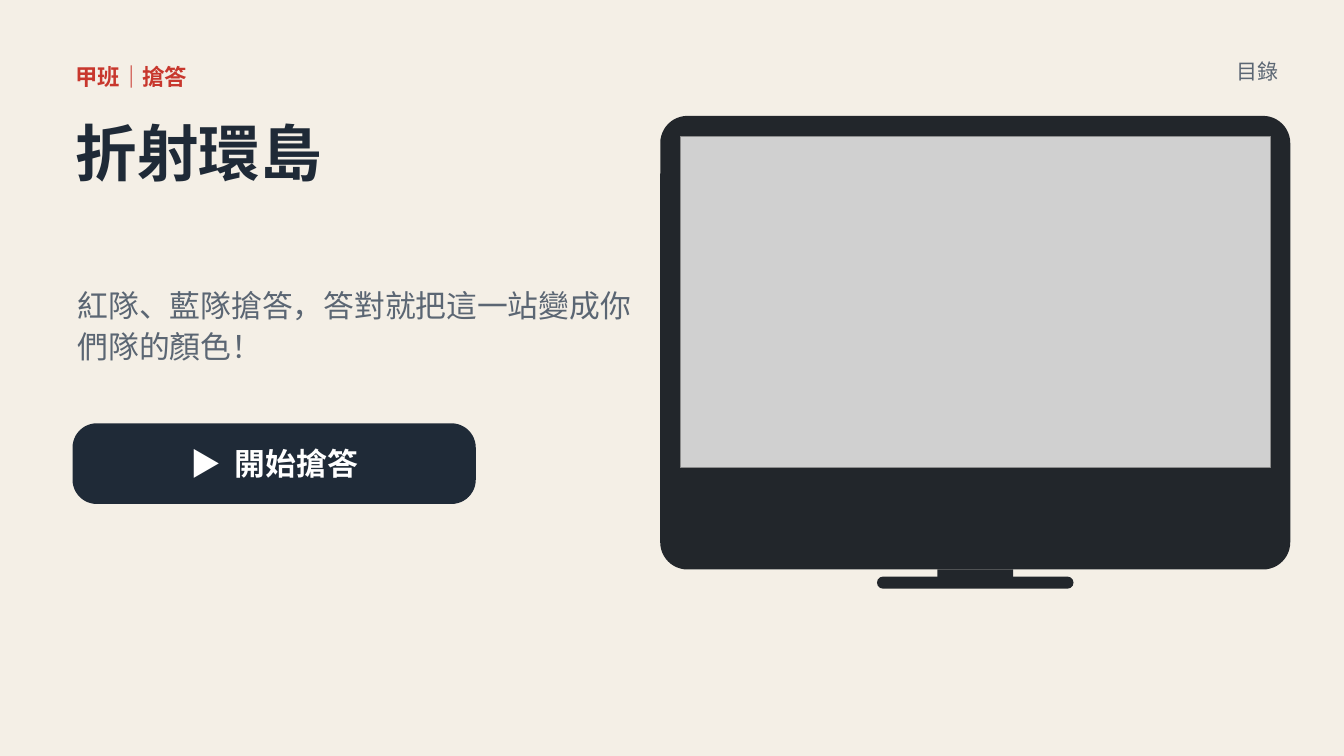
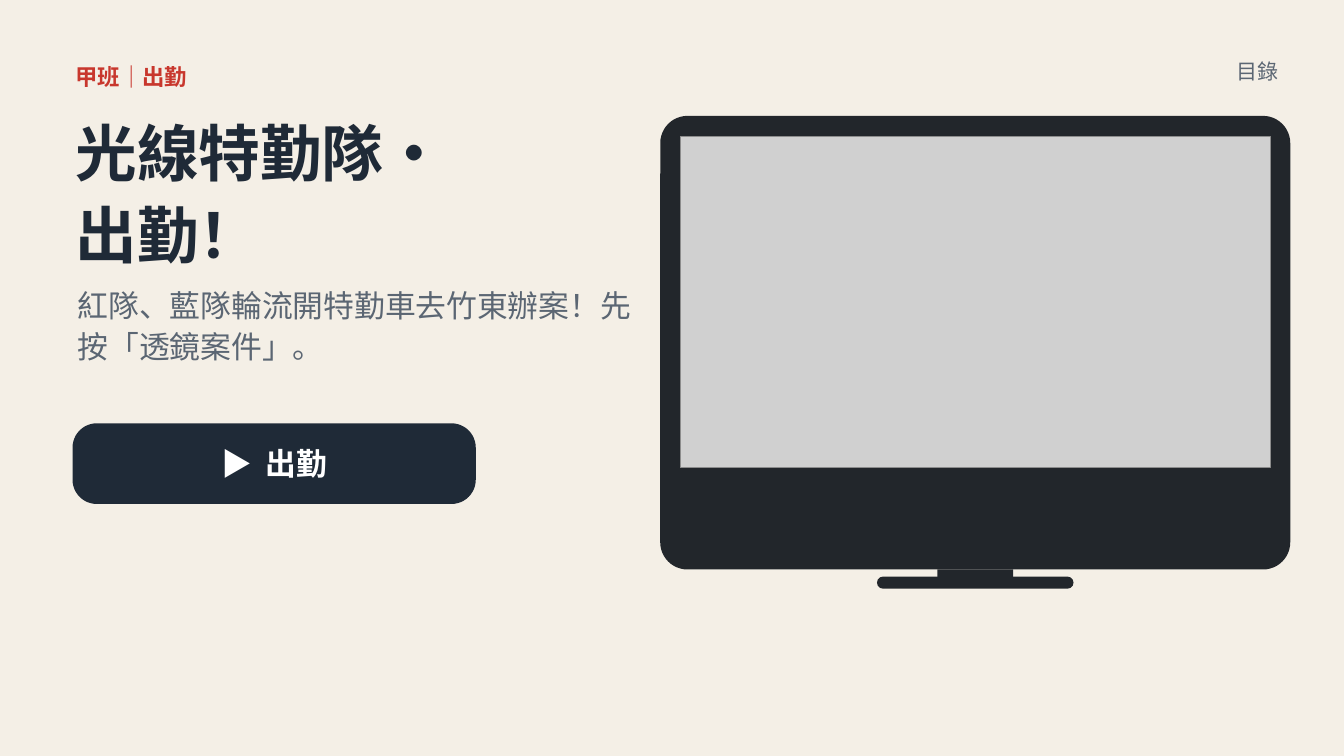
Before and after one commit to classtools1020/classtools1020.github.io, a slide deck: slide 7 of light-refract/1016/slides.pptx. Drawn at 1344x756 pixels with LibreOffice and Linux fonts; fonts in the diff are those of the drawing; grey boxes stand for pictures. Boxes give left, top, right and bottom in pixels: in the first picture for what was removed or moved away, otherwise in the second. Text is boxed around its words. In the diff, an @@ line names an element or a change of style, - is before the commit and + after.

```diff
--- a/light-refract/1016/slides.pptx
+++ b/light-refract/1016/slides.pptx
@@ text at [76, 65, 188, 88]: text changed @@
-甲班｜搶答
+甲班｜出勤
@@ text at [76, 123, 446, 264]: text changed @@
-折射環島
+光線特勤隊・
+出勤！
@@ text at [78, 291, 631, 361]: text changed @@
-紅隊、藍隊搶答，答對就把這一站變成你們隊的顏色！
+紅隊、藍隊輪流開特勤車去竹東辦案！先按「透鏡案件」。
@@ text in rounded rectangle at [266, 449, 328, 478]: text changed @@
-▶ 開始搶答
+▶ 出勤
```
Also in this commit, not shown: 4 other slides changed, 8 other files.
